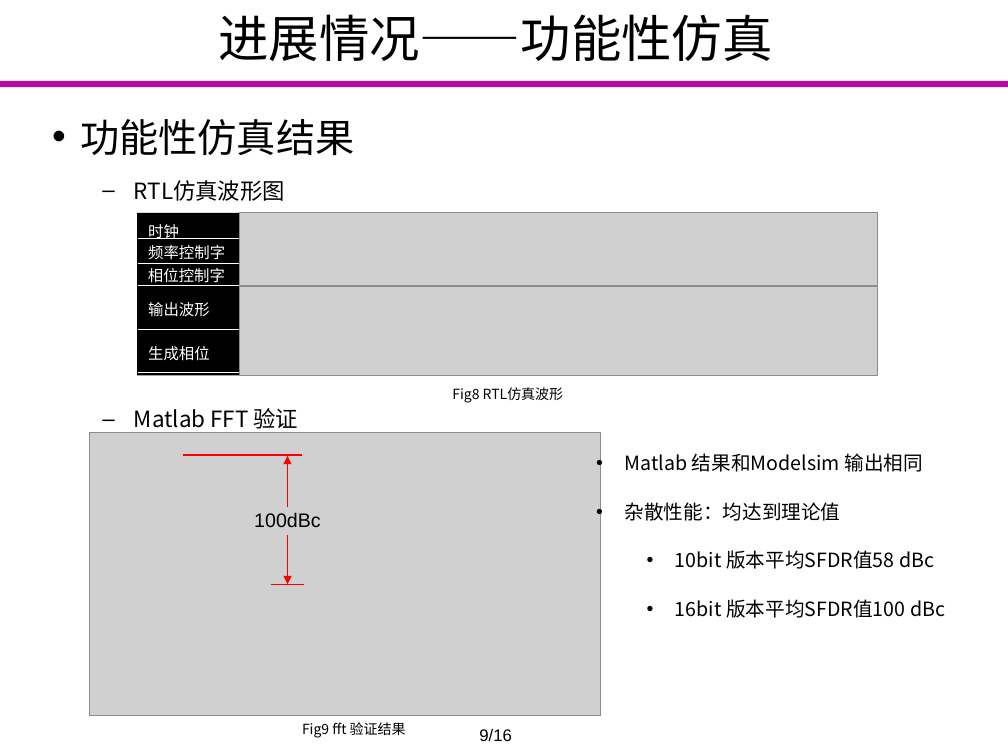
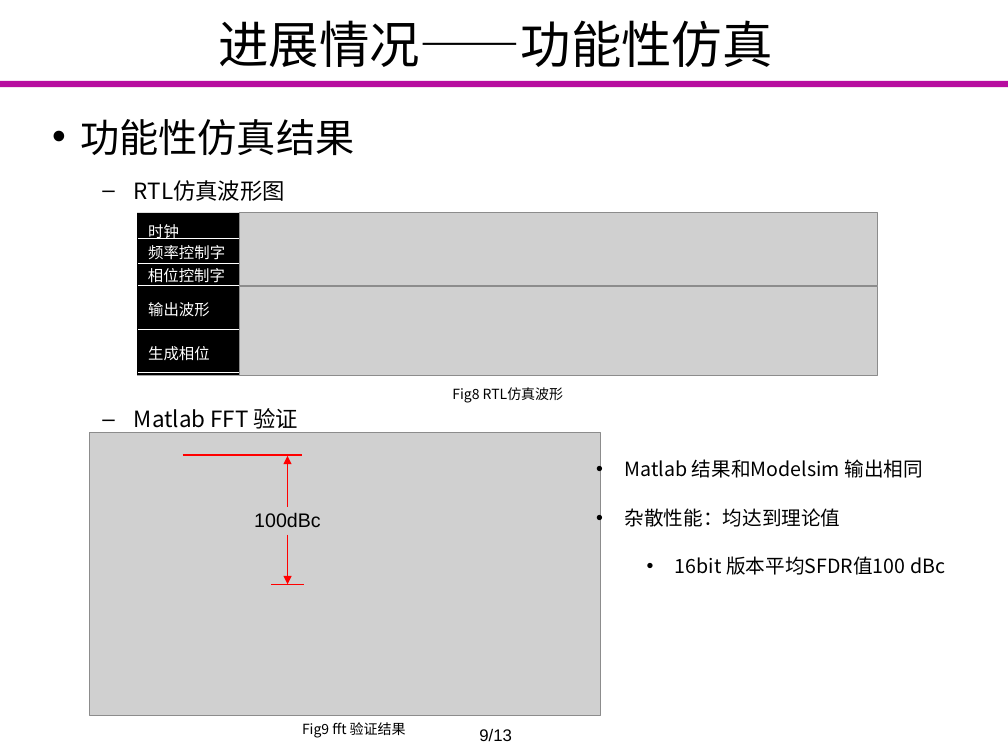
Before and after one commit to Markov2016/lunwen, a slide deck: slide 9 of dabian/杨一雄_毕业设计答辩.pptx. Drawn at 1008x756 pixels with LibreOffice and Linux fonts; fonts in the diff are those of the drawing; grey boxes stand for pictures; background and template pictures are left out. Boxes give left, top, right and bottom in pixels: in the first picture for what was removed or moved away, otherwise in the second. Text is boxed around its words. In the diff, an @@ line names an element or a change of style, - is before the commit and + after.

```diff
--- a/dabian/杨一雄_毕业设计答辩.pptx
+++ b/dabian/杨一雄_毕业设计答辩.pptx
@@ title "进展情况——功能性仿真": place and size @@
-title "进展情况——功能性仿真" at box(218, 14, 772, 61)
+title "进展情况——功能性仿真" at box(218, 20, 772, 67)
@@ text at box(675, 550, 934, 569): paragraph removed @@
-      • 10bit 版本平均SFDR值58 dBc
@@ text at box(479, 729, 512, 741): text changed @@
-9/16
+9/13
```
Also in this commit, not shown: 10 other slides changed, 2 slides added, 5 slides removed.
